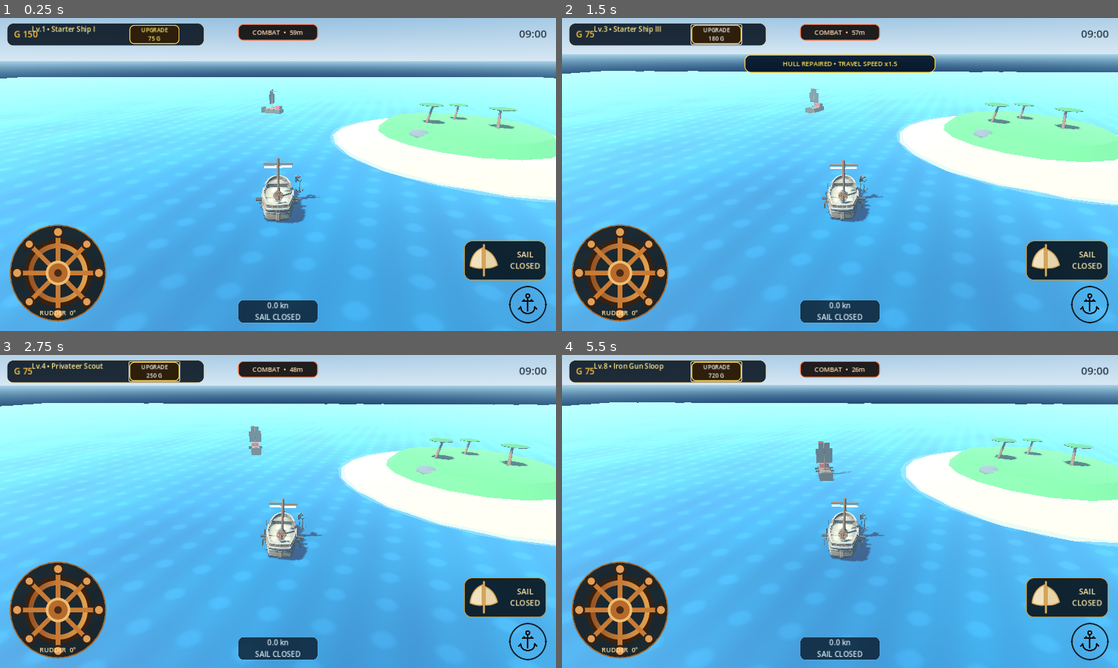
Above: before the commit, frames 1-4 (two rows, left to right).
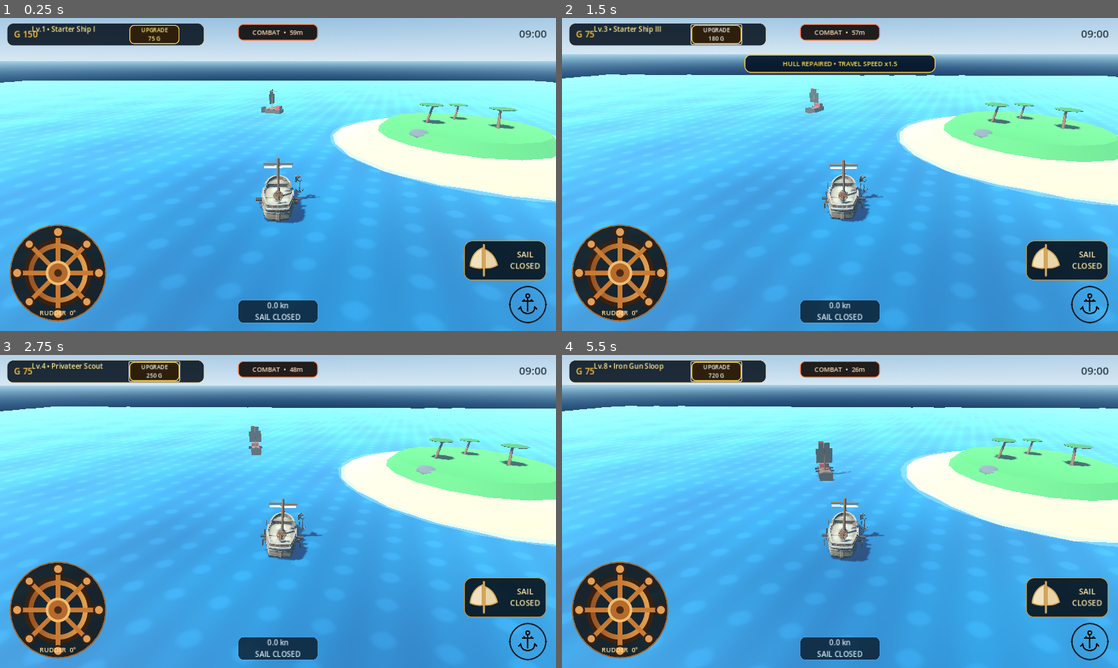
Above: after the commit, the same moments.

Repository: za99405com-ui/Pirate-Seasonline
Game: Godot game, scene res://scenes/world/world.tscn
Same seed, same stepped clock (60 frames per second), same inputs: the game is played once before the commit and once after it.
Inputs:
- Up to frame 1 (0.25 s): no input
- Up to frame 2 (1.5 s): click "UPGRADE 75 G" at 0.5 s; click "UPGRADE 120 G" at 1.25 s
- Up to frame 3 (2.75 s): click "UPGRADE 180 G" at 2 s
- Up to frame 4 (5.5 s): click "UPGRADE 250 G" at 2.75 s; click "UPGRADE 340 G" at 3.5 s; click "UPGRADE 450 G" at 4.25 s; click "UPGRADE 580 G" at 5 s

The runs differ from the first frame. In frame 1, 2.3% of the frame differs, in the area x 0-100%, y 18-65%; in frame 2, 2.4%; in frame 3, 2.6%; in frame 4, 2.8%, in the area x 0-100%, y 15-67%.

Commit message:
Refine ocean mesh for smooth 3D waves and soften far-horizon fog

Diff:
--- a/godot_game/scenes/world/world.tscn
+++ b/godot_game/scenes/world/world.tscn
@@ -26,7 +26,7 @@
 tonemap_mode = 2
 fog_enabled = true
 fog_light_color = Color(0.65, 0.82, 0.92, 1)
-fog_density = 0.0035
+fog_density = 0.0019
 fog_sky_affect = 0.42
 
 [sub_resource type="Shader" id="OceanShader"]
@@ -56,9 +56,9 @@
 shader = SubResource("OceanShader")
 
 [sub_resource type="PlaneMesh" id="OceanMesh"]
-size = Vector2(520, 520)
-subdivide_width = 72
-subdivide_depth = 72
+size = Vector2(420, 420)
+subdivide_width = 148
+subdivide_depth = 148
 
 [sub_resource type="CylinderMesh" id="IslandSand"]
 top_radius = 18.0
@@ -146,7 +146,7 @@
 [node name="SunLight" type="DirectionalLight3D" parent="."]
 rotation = Vector3(-0.82, -0.58, 0)
 light_color = Color(1, 0.93, 0.78, 1)
-light_energy = 1.25
+light_energy = 1.15
 shadow_enabled = true
 directional_shadow_max_distance = 75.0
 
